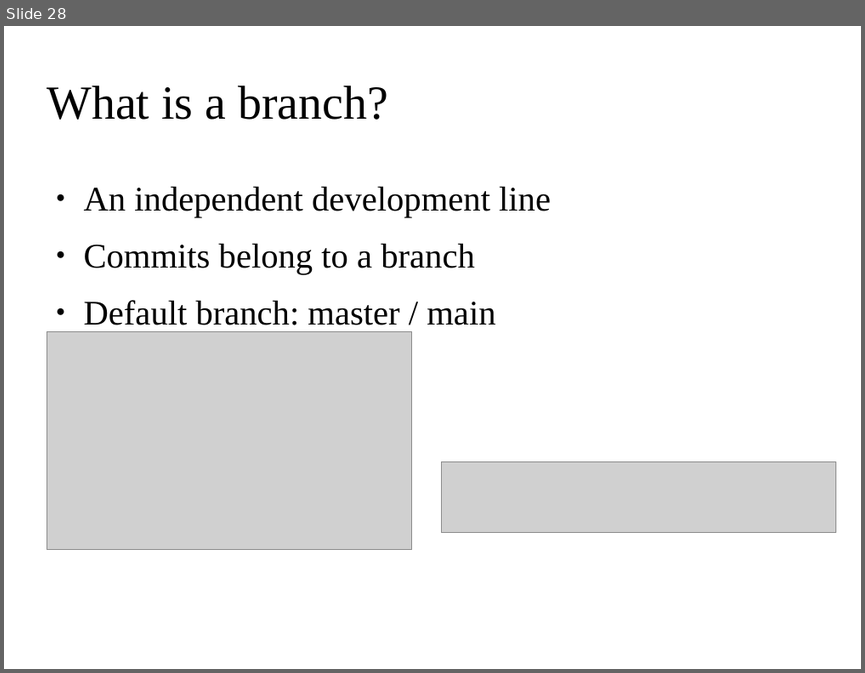
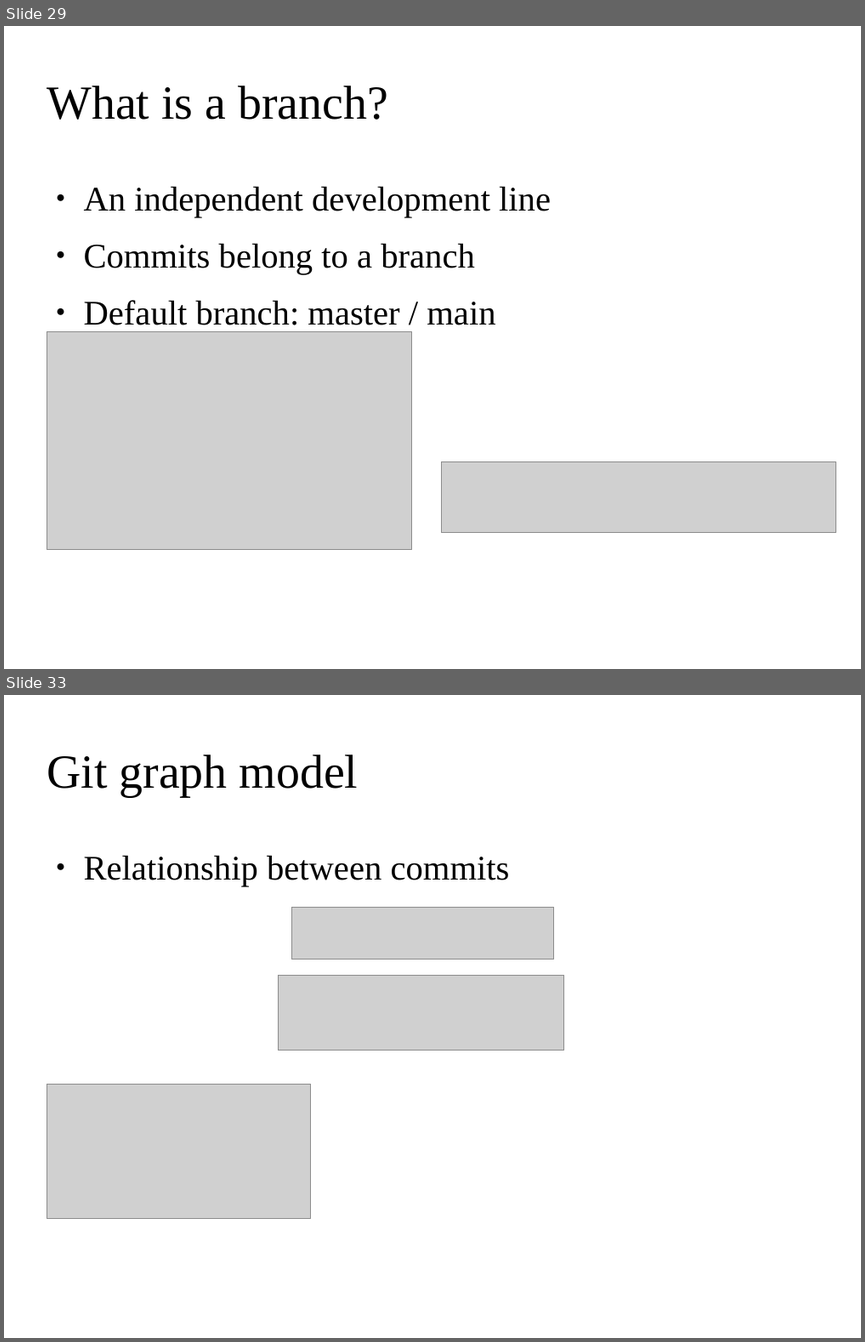
Before and after one commit to ehsansh84/git-tutorial, a slide deck: git.odp. Shown one above the other, each under a label of ours: slide 28 before the commit, slides 29 and 33 after it; the slides between them are not shown. The pictures are 865x673 and 865x1342 pixels, drawn with LibreOffice and Linux fonts; fonts in the diff are those of the drawing; grey boxes stand for pictures; background and template pictures are left out. Boxes give left, top, right and bottom in pixels: in the first picture for what was removed or moved away, otherwise in the second. Text is boxed around its words. In the diff, an @@ line names an element or a change of style, - is before the commit and + after.

```diff
--- a/git.odp
+++ b/git.odp
@@ slide 33 added at (x1=4, y1=695, x2=861, y2=1338), background picture (left out) @@
@@ title added at (x1=46, y1=755, x2=358, y2=797), 44 pt, text #000000 @@
+Git graph model
@@ text added at (x1=84, y1=855, x2=510, y2=886), 32 pt, text #000000 @@
+● Relationship between commits
@@ picture added at (x1=291, y1=907, x2=554, y2=959) @@
@@ picture added at (x1=278, y1=975, x2=564, y2=1050) @@
@@ picture added at (x1=46, y1=1083, x2=310, y2=1219) @@
@@ what was slide 28 is now slide 29 @@
```
Also in this commit, not shown: 2 slides changed, 14 other slides added.
